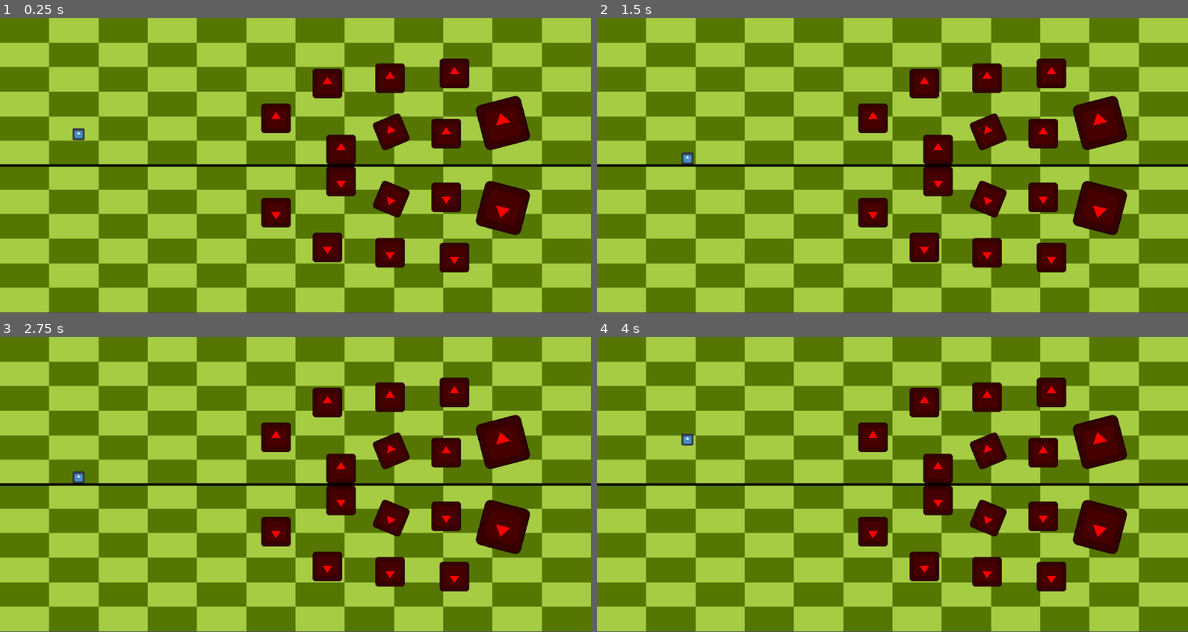
Above: before the commit, frames 1-4 (two rows, left to right).
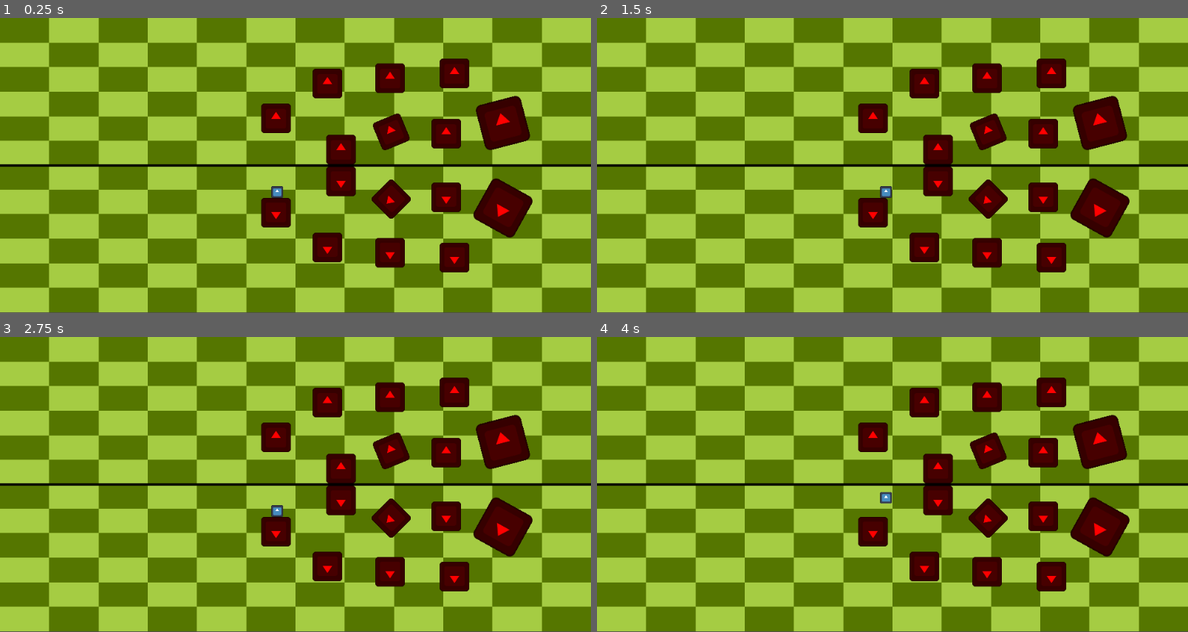
Above: after the commit, the same moments.

Repository: Rinkton/igu-summer-2024
Game: Godot game, scene res://main.tscn
The game is run twice, just before and just after one commit, with the same random seed, the same clock (stepped at 60 frames per second) and the same inputs. The engine's default icon, where the game draws it, is replaced by a stand-in: a white triangle on a blue panel in a dark square.
Inputs (mouse positions are in pixels of both pictures, inside the frame that each line leads up to):
- Up to frame 1 (0.25 s): no input
- Up to frame 2 (1.5 s): move the mouse to (1022, 150) at 0.52 s; tap A (a) at 0.6 s; tap D (d) at 0.8, 1.35 s; tap Enter at 1.25 s; move the mouse to (774, 180) at 1.27 s
- Up to frame 3 (2.75 s): tap W (w) at 1.55, 2.1 s; move the mouse to (354, 419) at 2.02 s; tap A (a) at 2.3 s
- Up to frame 4 (4 s): tap Space at 2.75 s; move the mouse to (862, 543) at 2.77 s; tap A (a) at 2.85 s; tap D (d) at 3.05, 3.6 s; tap Enter at 3.5 s; move the mouse to (1069, 528) at 3.52 s; tap W (w) at 3.8 s

The runs differ from the first frame. In frame 1, 0.6% of the frame differs, in the area x 12-91%, y 37-75%; in frame 2, 0.6%; in frame 3, 0.6%; in frame 4, 0.6%.

Commit message:
Now symmetry objects have the colliders too

Diff:
--- a/prototypesym/character.gd
+++ b/prototypesym/character.gd
@@ -9,13 +9,10 @@
 		velocity.y += gravity
 		if velocity.y > 1000:
 			velocity.y = 1000
-	print(is_on_floor())
 
 	if Input.is_action_just_pressed('w') and is_on_floor():
 		velocity.y = -500
 	var horz = Input.get_axis('a','d')
 	velocity.x = 100 * horz
-	print(velocity)
 	velocity.x = 300 * horz
-	print(velocity)
 	move_and_slide()
--- a/prototypesym/main.gd
+++ b/prototypesym/main.gd
@@ -3,30 +3,10 @@
 var obst1 = preload('res://obst1.tscn')
 
 
-func _ready():
-	for object in $world_objects.get_children():
-		var new_object =  obst1.instantiate()
-		new_object.set_collision_layer_value(1,false)
-		object.add_child(new_object)
-
-
 func _process(_delta):
-
-
 	if Input.is_action_just_pressed("scroll_up"):
 		for object in $world_objects.get_children():
 			object.position.y -= 3
 	elif Input.is_action_just_pressed("scroll_down"):
 		for object in $world_objects.get_children():
 			object.position.y += 3
-
-
-	for object in $world_objects.get_children():
-		#object.global_position += Vector2(1,-1)
-		#object.get_child(2).set_collision_layer_value(1,false)
-		object.get_child(2).get_child(0).material = null
-		object.get_child(2).z_index = -1
-		object.get_child(2).rotation = -object.rotation * 2
-		object.get_child(2).scale = Vector2(-1,-1)
-		object.get_child(2).global_position.y = (250 - object.global_position.y) + 250
-		#new_object.global_position.y = (250 - object.global_position.y)  + 250
--- a/prototypesym/main.tscn
+++ b/prototypesym/main.tscn
@@ -53,7 +53,7 @@
 texture = SubResource("GradientTexture2D_i4b8n")
 
 [node name="character" parent="." instance=ExtResource("2_xquvy")]
-position = Vector2(133, 137)
+position = Vector2(469, 273)
 
 [node name="world_objects" type="Node2D" parent="."]
 
--- a/prototypesym/obst1.tscn
+++ b/prototypesym/obst1.tscn
@@ -1,6 +1,7 @@
-[gd_scene load_steps=4 format=3 uid="uid://bhrou6ujbten2"]
+[gd_scene load_steps=5 format=3 uid="uid://bhrou6ujbten2"]
 
 [ext_resource type="Texture2D" uid="uid://rk31q3u8ahij" path="res://icon.svg" id="1_f7sen"]
+[ext_resource type="Script" path="res://obst_1.gd" id="1_k7gyo"]
 
 [sub_resource type="CanvasItemMaterial" id="CanvasItemMaterial_5spjv"]
 light_mode = 2
@@ -9,6 +10,7 @@
 size = Vector2(50, 50)
 
 [node name="obst1" type="StaticBody2D"]
+script = ExtResource("1_k7gyo")
 
 [node name="Sprite2D" type="Sprite2D" parent="."]
 modulate = Color(1, 0, 0, 1)
--- /dev/null
+++ b/prototypesym/obst_1.gd
@@ -0,0 +1,25 @@
+extends StaticBody2D
+
+
+var is_symmetry = false
+var symmetry_self
+
+
+func _ready():
+	if not is_symmetry:
+		symmetry_self = self.duplicate()
+		set_up_symmetry_self()
+		get_tree().current_scene.get_node("mirror_world_objects").add_child(symmetry_self)
+
+func _physics_process(delta):
+	if not is_symmetry:
+		set_up_symmetry_self()
+
+
+func set_up_symmetry_self():
+	symmetry_self.is_symmetry = true # otherwise the symmetry duplicate will create its own symmetry duplicate and so on
+	symmetry_self.get_child(0).material = null
+	symmetry_self.z_index = -1
+	symmetry_self.rotation = -rotation * 2
+	symmetry_self.scale = Vector2(-scale.x,-scale.y)
+	symmetry_self.global_position.y = (250 - global_position.y) + 250
--- a/prototypesym/project.godot
+++ b/prototypesym/project.godot
@@ -12,7 +12,7 @@
 
 config/name="Prototypesym"
 run/main_scene="res://main.tscn"
-config/features=PackedStringArray("4.2", "Forward Plus")
+config/features=PackedStringArray("4.3", "Forward Plus")
 config/icon="res://icon.svg"
 
 [autoload]
@@ -29,17 +29,17 @@
 
 w={
 "deadzone": 0.5,
-"events": [Object(InputEventKey,"resource_local_to_scene":fa …(172 unchanged characters)… eycode":87,"key_label":0,"unicode":119,"echo":false,"script":null)
+"events": [Object(InputEventKey,"resource_local_to_scene":fa …(172 unchanged characters)… eycode":87,"key_label":0,"unicode":119,"location":0,"echo":false,"script":null)
 ]
 }
 a={
 "deadzone": 0.5,
-"events": [Object(InputEventKey,"resource_local_to_scene":fa …(171 unchanged characters)… keycode":65,"key_label":0,"unicode":97,"echo":false,"script":null)
+"events": [Object(InputEventKey,"resource_local_to_scene":fa …(171 unchanged characters)… keycode":65,"key_label":0,"unicode":97,"location":0,"echo":false,"script":null)
 ]
 }
 d={
 "deadzone": 0.5,
-"events": [Object(InputEventKey,"resource_local_to_scene":fa …(172 unchanged characters)… eycode":68,"key_label":0,"unicode":100,"echo":false,"script":null)
+"events": [Object(InputEventKey,"resource_local_to_scene":fa …(172 unchanged characters)… eycode":68,"key_label":0,"unicode":100,"location":0,"echo":false,"script":null)
 ]
 }
 scroll_up={
